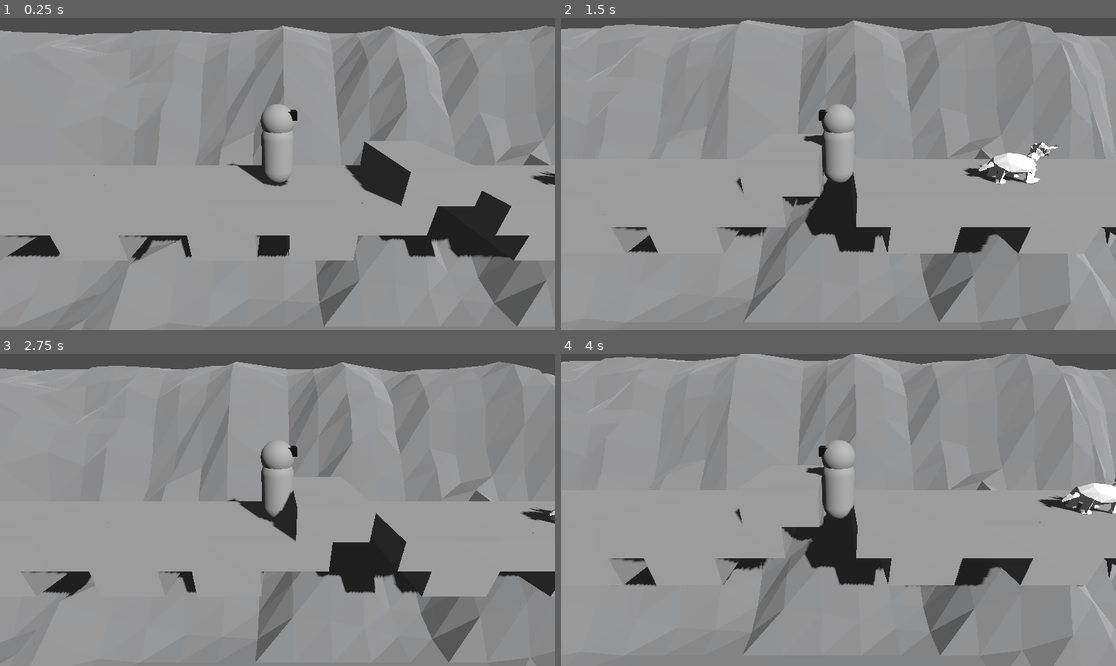
Above: before the commit, frames 1-4 (two rows, left to right).
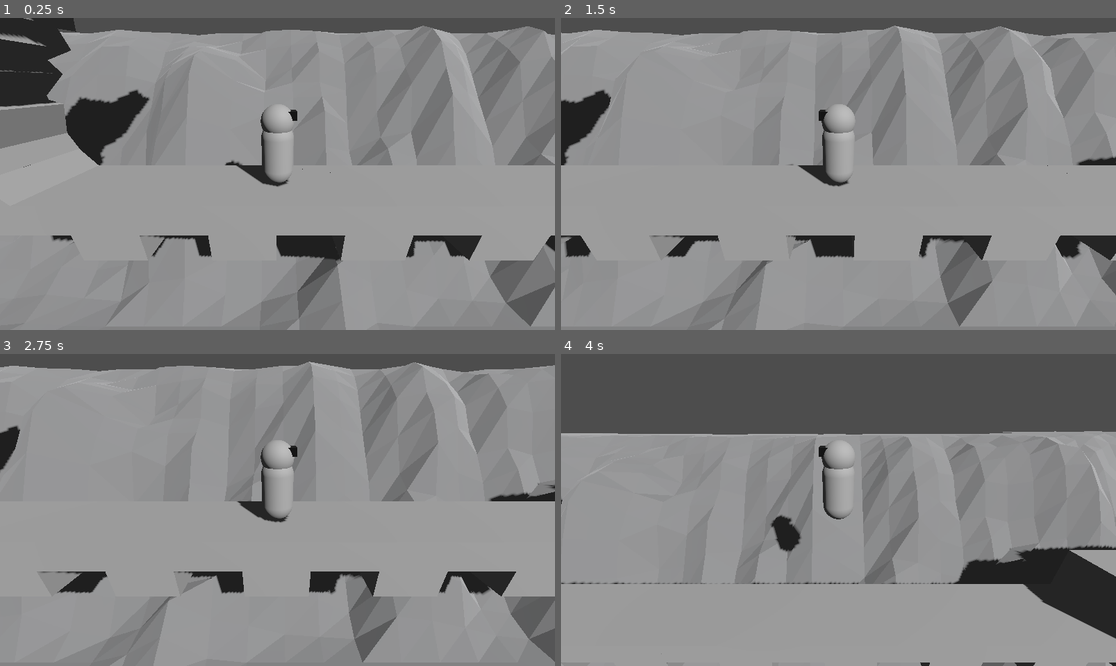
Above: after the commit, the same moments.

Repository: thewasmans/2025-dinojam
Game: Godot game, scene res://scenes/game.tscn
Same seed, same stepped clock (60 frames per second), same inputs: the game is played once before the commit and once after it.
Inputs:
- Up to frame 1 (0.25 s): no input
- Up to frame 2 (1.5 s): hold D (forward) 0.53-1.28 s; tap Space (jump) at 0.77 s; hold A (backward) from 1.28 s (still down)
- Up to frame 3 (2.75 s): tap Space (jump) at 1.52 s; release A (backward) at 2.03 s; hold D (forward) from 2.03 s (still down)
- Up to frame 4 (4 s): tap Space (jump) at 3.02, 3.77 s; release D (forward) at 3.53 s; hold A (backward) from 3.53 s (still down)

The runs differ from the first frame. In frame 1, 21% of the frame differs, in the area x 0-100%, y 0-99%; in frame 2, 18%; in frame 3, 16%; in frame 4, 41%, in the area x 0-100%, y 0-100%.

Commit message:
Update level design

Diff:
--- a/contents/death_collision.tres
+++ b/contents/death_collision.tres
@@ -1,4 +1,4 @@
 [gd_resource type="BoxShape3D" format=3 uid="uid://du78dwu0qagyi"]
 
 [resource]
-size = Vector3(1, 1, 59.35)
+size = Vector3(1, 1, 100)
--- a/contents/prefabs/modules/module_4.tscn
+++ b/contents/prefabs/modules/module_4.tscn
@@ -8,7 +8,37 @@
 transform = Transform3D(-4.371139e-08, 0, -1, 0, 1, 0, 1, 0, -4.371139e-08, -3.5747438e-09, 1, 0.08177996)
 
 [node name="BlockGround3" parent="." instance=ExtResource("1_qehqn")]
-transform = Transform3D(-4.371139e-08, 0, -1, 0, 1, 0, 1, 0, -4.371139e-08, -7.1054274e-15, 2.8196793, 0)
+transform = Transform3D(-4.1181966e-08, 1.4653711e-08, -1, 0.33523783, 0.94213355, 0, 0.94213355, -0.33523783, -4.371139e-08, -7.1054274e-15, 2.8196793, 0)
+
+[node name="BlockGround4" parent="." instance=ExtResource("1_qehqn")]
+transform = Transform3D(-3.5458974e-08, 2.5560649e-08, -1, 0.5847595, 0.8112067, 0, 0.8112067, -0.5847595, -4.371139e-08, 1.8492354e-08, 3.745715, -0.42305592)
+
+[node name="BlockGround7" parent="." instance=ExtResource("1_qehqn")]
+transform = Transform3D(-3.5458974e-08, 2.5560649e-08, -1, 0.5847595, 0.8112067, 0, 0.8112067, -0.5847595, -4.371139e-08, 4.012706e-08, 4.4323254, -0.9180002)
+
+[node name="BlockGround13" parent="." instance=ExtResource("1_qehqn")]
+transform = Transform3D(-2.4653302e-08, 3.609571e-08, -1, 0.82577354, 0.5640018, 0, 0.5640018, -0.82577354, -4.371139e-08, 8.563282e-08, 5.427371, -2.255681)
+
+[node name="BlockGround17" parent="." instance=ExtResource("1_qehqn")]
+transform = Transform3D(1.31089966e-08, 8.643435e-08, -1, 1.9773873, -0.29989892, -9.717956e-16, -0.29989892, -1.9773873, -4.371139e-08, 7.176e-08, 5.169476, -1.3320467)
+
+[node name="BlockGround18" parent="." instance=ExtResource("1_qehqn")]
+transform = Transform3D(-2.5803518e-08, 8.3527965e-08, -1, 1.9108969, 0.59031564, 0, 0.59031564, -1.9108969, -4.371139e-08, 7.176e-08, 4.1847386, -0.55686736)
+
+[node name="BlockGround19" parent="." instance=ExtResource("1_qehqn")]
+transform = Transform3D(-5.435626e-08, 6.846999e-08, -1, 1.5664105, 1.2435262, 0, 1.2435262, -1.5664105, -4.371139e-08, 7.176e-08, 2.9964733, 0.16857791)
+
+[node name="BlockGround20" parent="." instance=ExtResource("1_qehqn")]
+transform = Transform3D(-5.4356263e-08, 6.846999e-08, -1, 0.57712764, 1.9149212, 2.4936032e-08, 1.9149212, -0.57712764, -3.590097e-08, 7.176e-08, 1.1981916, 0.39152908)
+
+[node name="BlockGround15" parent="." instance=ExtResource("1_qehqn")]
+transform = Transform3D(-2.4653302e-08, 3.609571e-08, -1, 0.82577354, 0.5640018, 0, 0.5640018, -0.82577354, -4.371139e-08, 1.2127838e-07, 5.984339, -3.0711563)
+
+[node name="BlockGround16" parent="." instance=ExtResource("1_qehqn")]
+transform = Transform3D(-2.4653302e-08, 3.609571e-08, -1, 0.82577354, 0.5640018, 0, 0.5640018, -0.82577354, -4.371139e-08, 1.5195921e-07, 6.4637327, -3.773052)
+
+[node name="BlockGround14" parent="." instance=ExtResource("1_qehqn")]
+transform = Transform3D(-2.4653302e-08, 3.609571e-08, -1, 0.82577354, 0.5640018, 0, 0.5640018, -0.82577354, -4.371139e-08, 5.7754995e-08, 4.991775, -1.6179107)
 
 [node name="BlockGround5" parent="." instance=ExtResource("1_qehqn")]
 transform = Transform3D(-4.371139e-08, 0, -1, 0, 1, 0, 1, 0, -4.371139e-08, 4.3711367e-08, -1, -1)
@@ -19,8 +49,14 @@
 [node name="BlockGround6" parent="." instance=ExtResource("1_qehqn")]
 transform = Transform3D(-4.371139e-08, 0, -1, 0, 1, 0, 1, 0, -4.371139e-08, -5.3393645e-09, 2, 0.12215042)
 
-[node name="BlockGround7" parent="." instance=ExtResource("1_qehqn")]
-transform = Transform3D(-4.371139e-08, 0, -1, 0, 1, 0, 1, 0, -4.371139e-08, 4.3711367e-08, 3, -1)
-
 [node name="BlockGround8" parent="." instance=ExtResource("1_qehqn")]
 transform = Transform3D(-4.371139e-08, 0, -1, 0, 1, 0, 1, 0, -4.371139e-08, -2.842171e-14, 0, 0)
+
+[node name="BlockGround10" parent="." instance=ExtResource("1_qehqn")]
+transform = Transform3D(-2.5950829e-08, 3.5174423e-08, -1, 0.804697, 0.59368575, 0, 0.59368575, -0.804697, -4.371139e-08, 2.1587814e-08, -0.29272747, -0.49387228)
+
+[node name="BlockGround12" parent="." instance=ExtResource("1_qehqn")]
+transform = Transform3D(-2.5950829e-08, 3.5174423e-08, -1, 0.804697, 0.59368575, 0, 0.59368575, -0.804697, -4.371139e-08, 3.317773e-08, -0.6521137, -0.75901866)
+
+[node name="BlockGround11" parent="." instance=ExtResource("1_qehqn")]
+transform = Transform3D(-1.4924364e-08, 4.1084654e-08, -1, 0.9399073, 0.34142962, 0, 0.34142962, -0.9399073, -4.371139e-08, 5.492006e-09, 0.50415105, -0.1256432)
--- a/scenes/game.tscn
+++ b/scenes/game.tscn
@@ -51,7 +51,7 @@
 [node name="Global" type="Node3D" parent="."]
 
 [node name="PlayerCharacter" parent="Global" instance=ExtResource("1_uwrxv")]
-transform = Transform3D(1, 0, 0, 0, 1, 0, 0, 0, 1, 0, 2.159, 7.143)
+transform = Transform3D(1, 0, 0, 0, 1, 0, 0, 0, 1, 0, 2.159, -1.472)
 
 [node name="Camera3D" type="Camera3D" parent="Global/PlayerCharacter"]
 transform = Transform3D(-4.371139e-08, 0.40673664, -0.9135454, 0, 0.9135454, 0.40673664, 1, 1.7779023e-08, -3.993234e-08, -6.187, 3.04, 0)
@@ -72,44 +72,65 @@
 [node name="Module2" parent="Level" instance=ExtResource("3_lnu2h")]
 transform = Transform3D(1, 0, 0, 0, 1, 0, 0, 0, 1, 0, 0, 4)
 
+[node name="Module13" parent="Level" instance=ExtResource("3_lnu2h")]
+transform = Transform3D(1, 0, 0, 0, 1, 0, 0, 0, 1, 0, 0, 8)
+
+[node name="Module14" parent="Level" instance=ExtResource("3_lnu2h")]
+transform = Transform3D(1, 0, 0, 0, 1, 0, 0, 0, 1, 0, 0, 12)
+
+[node name="Module15" parent="Level" instance=ExtResource("3_lnu2h")]
+transform = Transform3D(1, 0, 0, 0, 1, 0, 0, 0, 1, 0, 0, 16)
+
+[node name="Module17" parent="Level" instance=ExtResource("3_lnu2h")]
+transform = Transform3D(1, 0, 0, 0, 1, 0, 0, 0, 1, 0, 0, 20)
+
+[node name="Module18" parent="Level" instance=ExtResource("3_lnu2h")]
+transform = Transform3D(1, 0, 0, 0, -1, -8.742278e-08, 0, 8.742278e-08, -1, 0, 1.0000002, 25)
+
+[node name="Module12" parent="Level" instance=ExtResource("3_lnu2h")]
+transform = Transform3D(1, 0, 0, 0, 1, 0, 0, 0, 1, 0, 3, 25)
+
+[node name="Module19" parent="Level" instance=ExtResource("3_lnu2h")]
+transform = Transform3D(1, 0, 0, 0, 1, 0, 0, 0, 1, 0, 4, 34)
+
 [node name="Module5" parent="Level" instance=ExtResource("3_lnu2h")]
-transform = Transform3D(1, 0, 0, 0, 1, 0, 0, 0, 1, 0, 0, 14)
+transform = Transform3D(1, 0, 0, 0, 1, 0, 0, 0, 1, 0, 0, 40)
 
 [node name="Module8" parent="Level" instance=ExtResource("3_lnu2h")]
-transform = Transform3D(1, 0, 0, 0, 1, 0, 0, 0, 1, 0, 0, 18)
+transform = Transform3D(1, 0, 0, 0, 1, 0, 0, 0, 1, 0, 0, 44)
 
 [node name="Module9" parent="Level" instance=ExtResource("3_lnu2h")]
-transform = Transform3D(1, 0, 0, 0, 1, 0, 0, 0, 1, 0, 0, 22)
+transform = Transform3D(1, 0, 0, 0, 1, 0, 0, 0, 1, 0, 0, 48)
 
 [node name="Module3" parent="Level" instance=ExtResource("4_iywne")]
-transform = Transform3D(1, 0, 0, 0, 1, 0, 0, 0, 1, 0, 0, 25)
+transform = Transform3D(1, 0, 0, 0, 1, 0, 0, 0, 1, 0, 0, 51)
 
 [node name="Module4" parent="Level" instance=ExtResource("5_p57ef")]
-transform = Transform3D(1, 0, 0, 0, 1, 0, 0, 0, 1, 0, 0, 8)
+transform = Transform3D(1, 0, 0, 0, 1, 0, 0, 0, 1, 0, 2, 20)
+
+[node name="Module11" parent="Level" instance=ExtResource("5_p57ef")]
+transform = Transform3D(1, 0, 0, 0, 1, 0, 0, 0, 1, 0, 3, 29)
+
+[node name="Module16" parent="Level" instance=ExtResource("5_p57ef")]
+transform = Transform3D(1, 0, 0, 0, 1, 0, 0, 0, 1, 0, 6, 34)
 
 [node name="Module10" parent="Level" instance=ExtResource("6_dinhu")]
 transform = Transform3D(-1, 0, 8.742278e-08, 0, 1, 0, -8.742278e-08, 0, -1, 8.742278e-08, 1, -10)
 
-[node name="DeathArea" parent="Level" instance=ExtResource("5_gee14")]
-transform = Transform3D(1, 0, 0, 0, 1, 0, 0, 0, 1, 0, -3, 5.529437)
-scale_area = Vector3(1, 1, 59.35)
-debug = true
-
 [node name="CreatureDino" parent="Level" instance=ExtResource("4_kvpfn")]
-transform = Transform3D(-1, 0, -8.742278e-08, 0, 1, 0, 8.742278e-08, 0, -1, -0.19223076, 0.41534233, 16.64544)
+transform = Transform3D(-1, 0, -8.742278e-08, 0, 1, 0, 8.742278e-08, 0, -1, -0.19222838, 0.41534233, 43.876144)
 speed = -1.0
 
-[node name="EndPlateform" parent="Level" instance=ExtResource("8_kvpfn")]
-transform = Transform3D(1, 0, 0, 0, 1, 0, 0, 0, 1, -1.4335855e-05, 1, 10.243646)
-
-[node name="EndPlateform2" parent="Level" instance=ExtResource("8_kvpfn")]
-transform = Transform3D(1, 0, 0, 0, 1, 0, 0, 0, 1, -1.4335855e-05, 1, -9.2567215)
-
 [node name="EndPlateform3" parent="Level" instance=ExtResource("8_kvpfn")]
-transform = Transform3D(1, 0, 0, 0, 1, 0, 0, 0, 1, -1.4335855e-05, 1, 13.778401)
+transform = Transform3D(1, 0, 0, 0, 1, 0, 0, 0, 1, -1.4335855e-05, 1, 39.7784)
 
 [node name="EndPlateform4" parent="Level" instance=ExtResource("8_kvpfn")]
-transform = Transform3D(1, 0, 0, 0, 1, 0, 0, 0, 1, -1.4335855e-05, 1, 27.222658)
+transform = Transform3D(1, 0, 0, 0, 1, 0, 0, 0, 1, -1.4335855e-05, 1, 53.222656)
+
+[node name="DeathArea" parent="Level" instance=ExtResource("5_gee14")]
+transform = Transform3D(1, 0, 0, 0, 1, 0, 0, 0, 1, 0, -3, 24.529438)
+scale_area = Vector3(1, 1, 100)
+debug = true
 
 [node name="Lighting" type="Node3D" parent="."]
 
